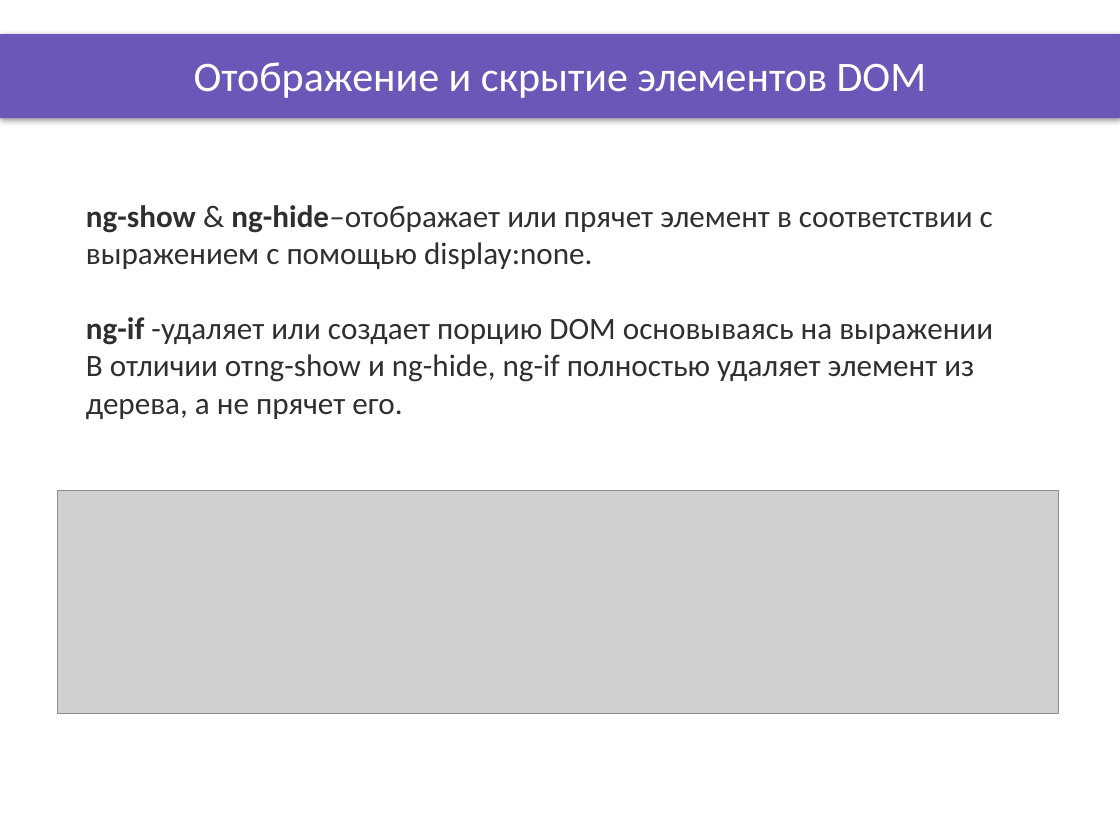
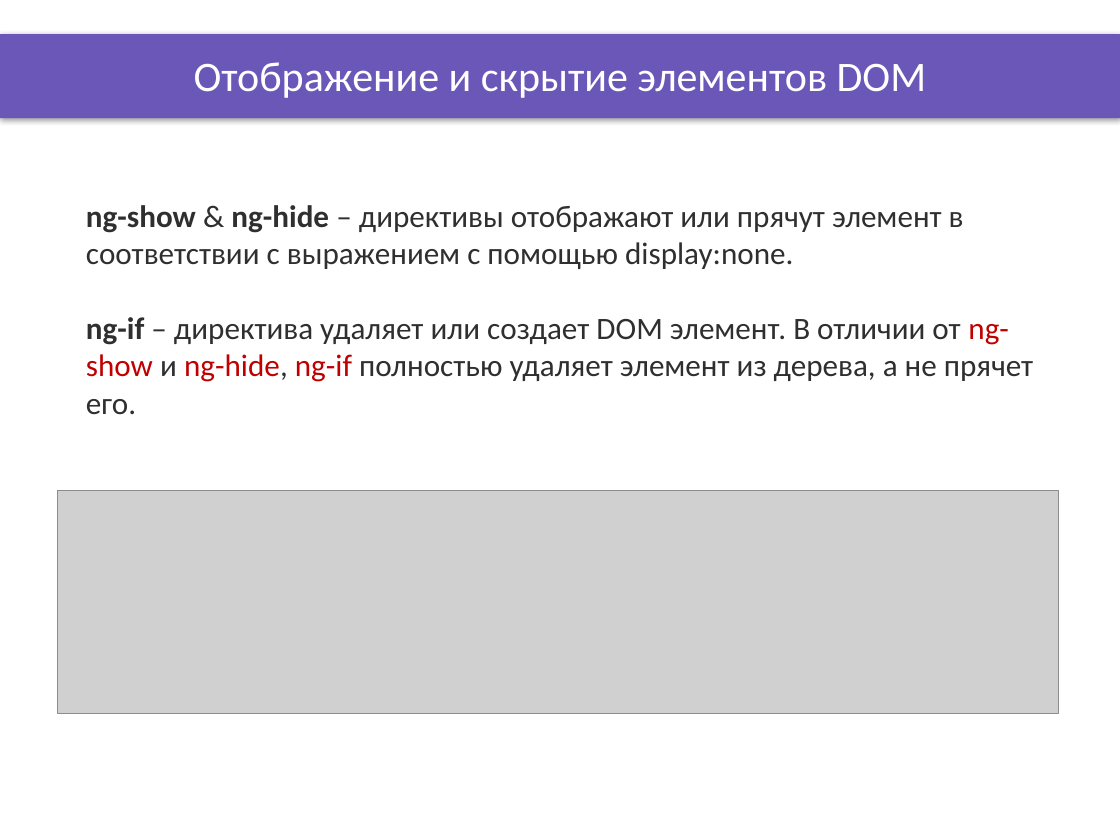
Before and after one commit to DinamickaDevelopment/Ignite-1, a slide deck: slide 2 of 002_Angular/lesson_13/Presentation/Filters_DOM.pptx. Drawn at 1120x840 pixels with LibreOffice and Linux fonts; fonts in the diff are those of the drawing; grey boxes stand for pictures; background and template pictures are left out. Boxes give left, top, right and bottom in pixels: in the first picture for what was removed or moved away, otherwise in the second. Text is boxed around its words. In the diff, an @@ line names an element or a change of style, - is before the commit and + after.

```diff
--- a/002_Angular/lesson_13/Presentation/Filters_DOM.pptx
+++ b/002_Angular/lesson_13/Presentation/Filters_DOM.pptx
@@ text at box(86, 205, 1033, 414): text changed @@
-ng-show & ng-hide–отображает или прячет элемент в соответствии с выражением с помощью display:none.
-ng-if -удаляет или создает порцию DOM основываясь на выражении
-В отличии отng-show и ng-hide, ng-if полностью удаляет элемент из дерева, а не прячет его.
+ng-show & ng-hide – директивы отображают или прячут элемент в соответствии с выражением с помощью display:none.
+ng-if – директива удаляет или создает DOM элемент. В отличии от ng-show и ng-hide, ng-if полностью удаляет элемент из дерева, а не прячет его.
```
Also in this commit, not shown: 5 other slides changed, 41 other files.
